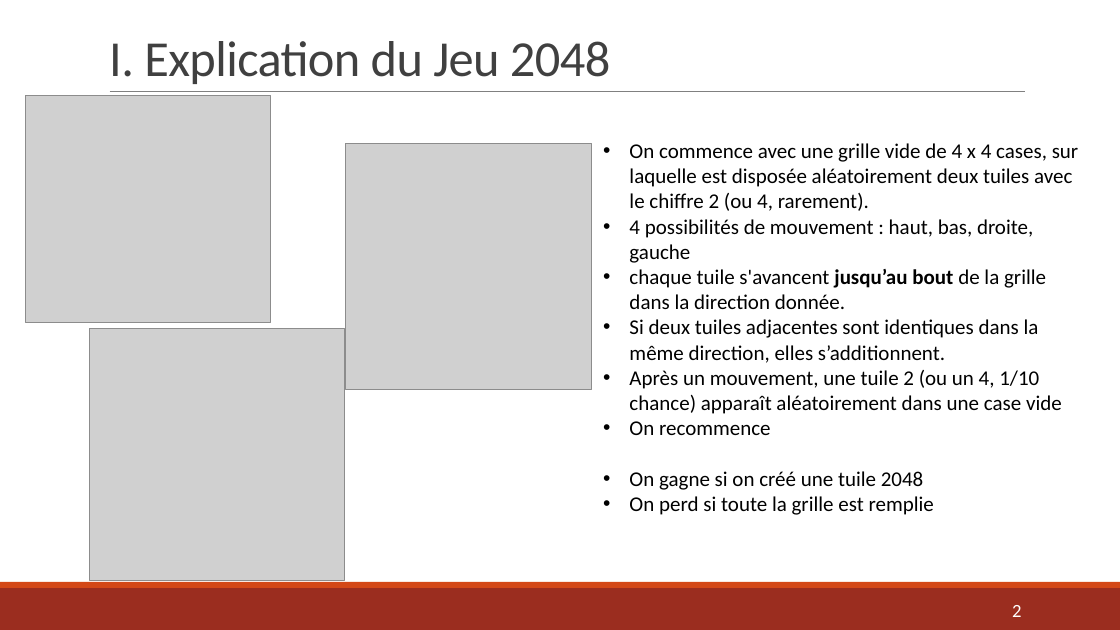
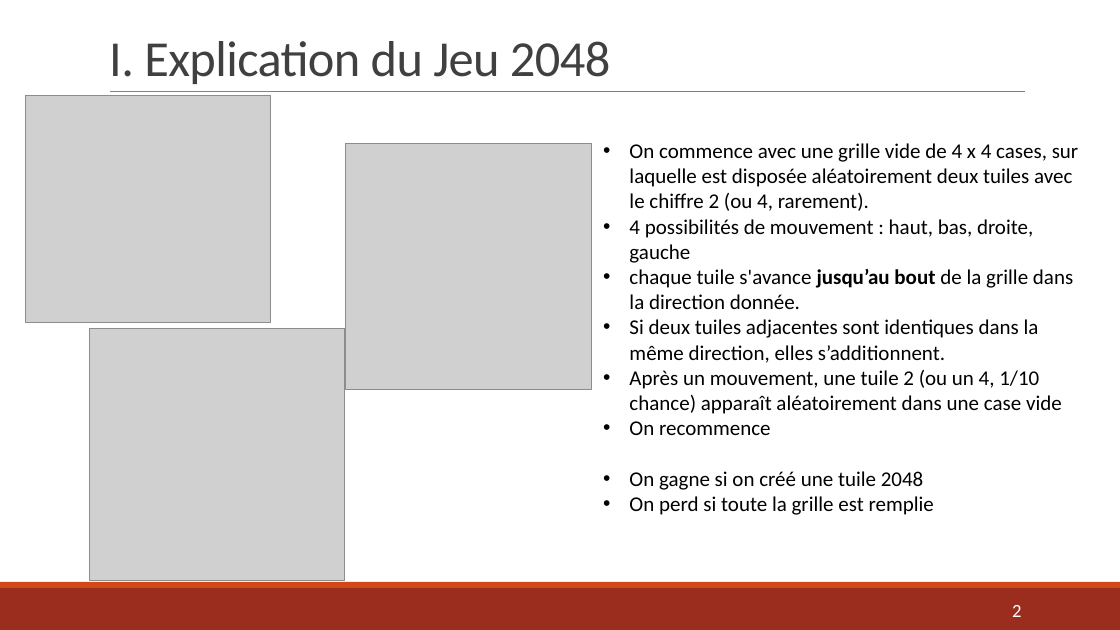
Before and after one commit to AlexandraDarco/prog_2048, a slide deck: slide 2 of Projet Info – Jeu 2048.pptx. Drawn at 1120x630 pixels with LibreOffice and Linux fonts; fonts in the diff are those of the drawing; grey boxes stand for pictures. Boxes give left, top, right and bottom in pixels: in the first picture for what was removed or moved away, otherwise in the second. Text is boxed around its words. In the diff, an @@ line names an element or a change of style, - is before the commit and + after.

```diff
--- a/Projet Info – Jeu 2048.pptx
+++ b/Projet Info – Jeu 2048.pptx
@@ text at bbox=[629, 269, 1073, 309]: text changed @@
-• chaque tuile s'avancent jusqu’au bout de la grille dans la direction donnée.
+• chaque tuile s'avance jusqu’au bout de la grille dans la direction donnée.
```
Also in this commit, not shown: 2 other slides changed, 3 other files.
